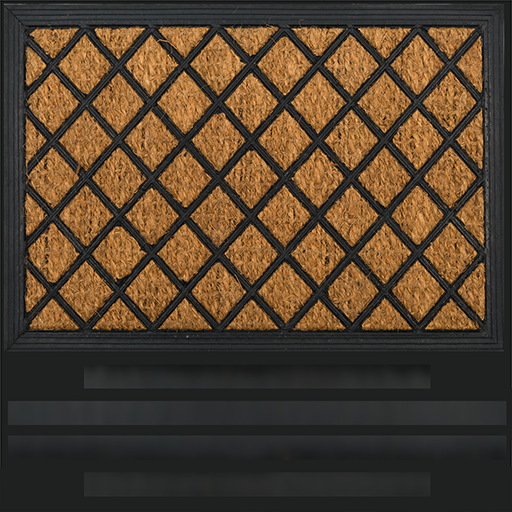
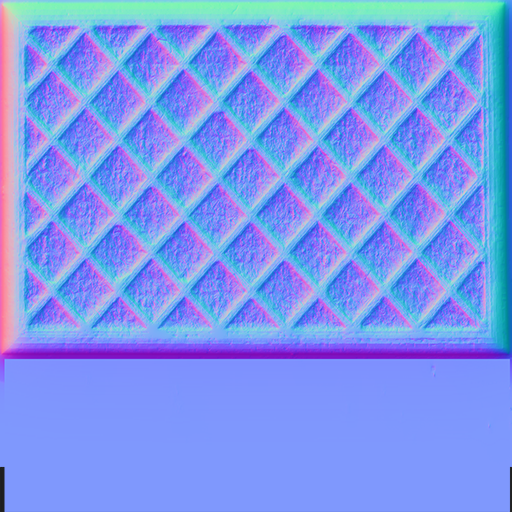
The second (512, 512) image is a revision of the first. Changes to its layers:
showed "pad_2_m_normal" over (0, 0, 512, 512)
